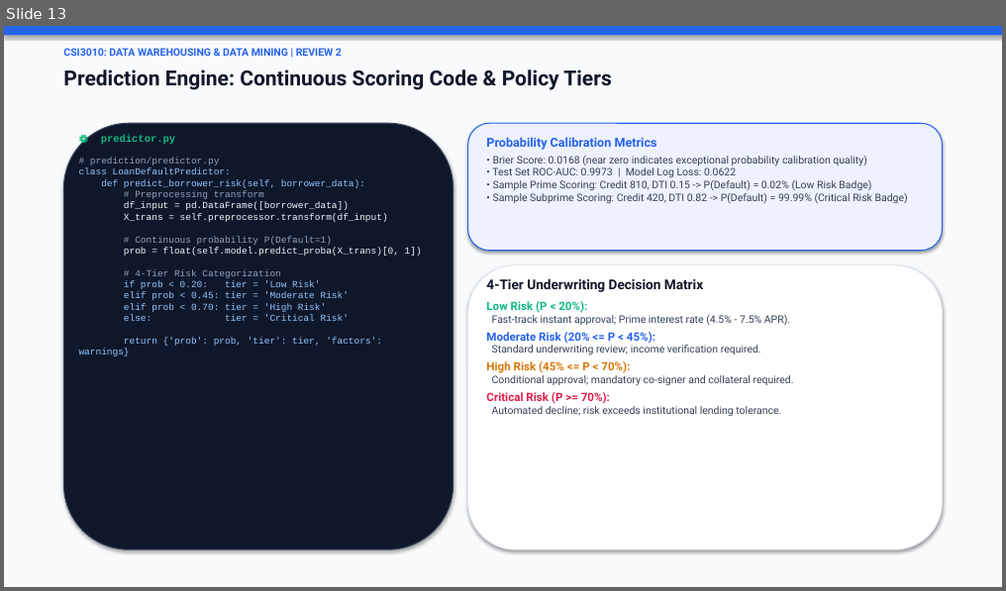
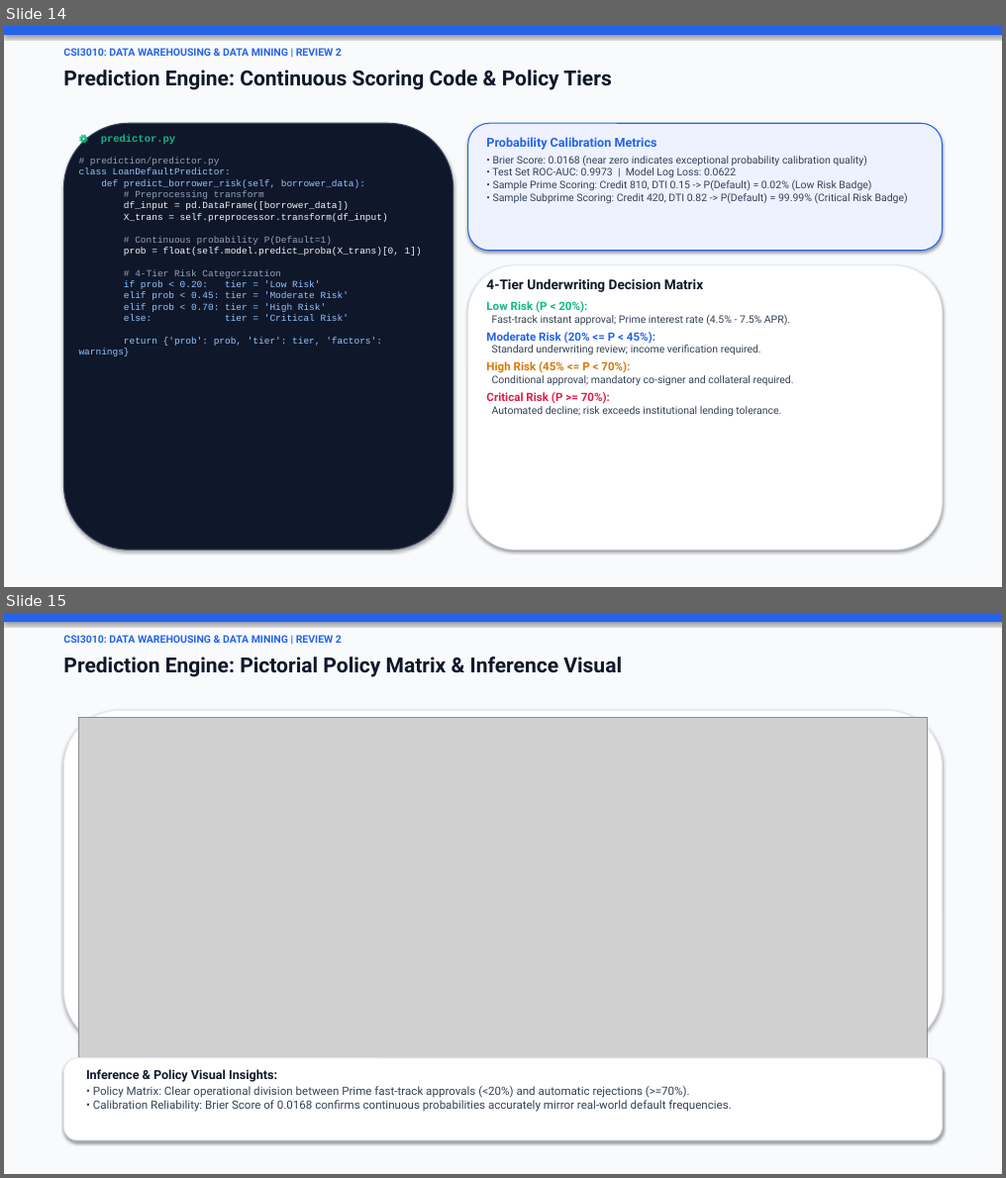
Before and after one commit to MahaprabhuK/Byte_Brigades_Loan_Default, a slide deck: Review2_ByteBrigades_LoanDefault.pptx. Shown one above the other, each under a label of ours: slide 13 before the commit, slides 14 and 15 after it. The pictures are 1006x591 and 1006x1178 pixels, drawn with LibreOffice and Linux fonts; fonts in the diff are those of the drawing; grey boxes stand for pictures. Boxes give left, top, right and bottom in pixels: in the first picture for what was removed or moved away, otherwise in the second. Text is boxed around its words. In the diff, an @@ line names an element or a change of style, - is before the commit and + after.

Commit message:
feat(presentation): add visual comparison charts for all 4 data mining topics and concise 12pt Segoe UI cards

```diff
--- a/Review2_ByteBrigades_LoanDefault.pptx
+++ b/Review2_ByteBrigades_LoanDefault.pptx
@@ slide 15 added at bbox=[4, 613, 1002, 1174], background #F8FAFC @@
@@ rectangle added at bbox=[4, 613, 1002, 622], fill #2563EB @@
@@ text added at bbox=[63, 635, 342, 643], 10 pt, text #2563EB, bold @@
+CSI3010: DATA WAREHOUSING & DATA MINING | REVIEW 2
@@ text added at bbox=[63, 657, 622, 677], 20 pt, text #0F172A, bold @@
+Prediction Engine: Pictorial Policy Matrix & Inference Visual
@@ rounded rectangle added at bbox=[63, 710, 943, 1048], fill #FFFFFF, outline #E2E8F0 1 pt @@
@@ picture added at bbox=[79, 718, 927, 1122] @@
@@ rounded rectangle added at bbox=[63, 1059, 943, 1141], fill #FFFFFF, outline #E2E8F0 1 pt @@
@@ text added at bbox=[86, 1069, 731, 1112], 11 pt, text #334155 @@
+Inference & Policy Visual Insights:
+• Policy Matrix: Clear operational division between Prime fast-track approvals (<20%) and automatic rejections (>=70%).
+• Calibration Reliability: Brier Score of 0.0168 confirms continuous probabilities accurately mirror real-world default frequencies.
@@ what was slide 13 is now slide 14 @@
```
Also in this commit, not shown: 2 slides changed, 1 other slide added, 7 other files.
